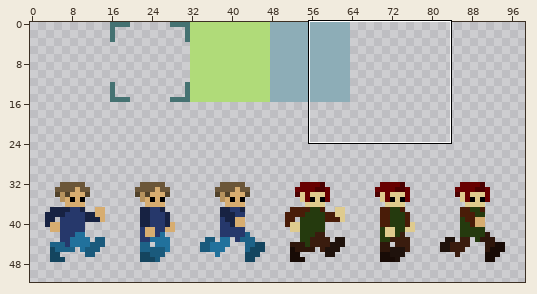
Two versions of one sprite sheet, asset/img/map_sprites.png. The first picture is a wide view before the edit; the outline marks the close-up.
Close-up. Before the edit:
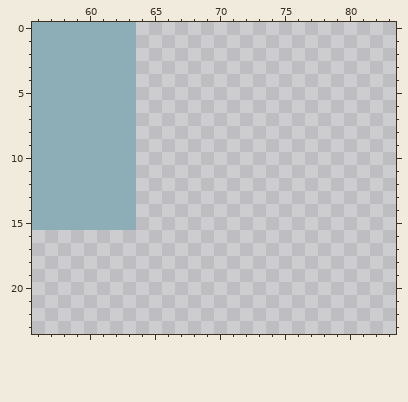
The file is 256x256 pixels. Shown: x 56..83, y 0..23. The wide view leaves out empty margins.
The same view after the edit:
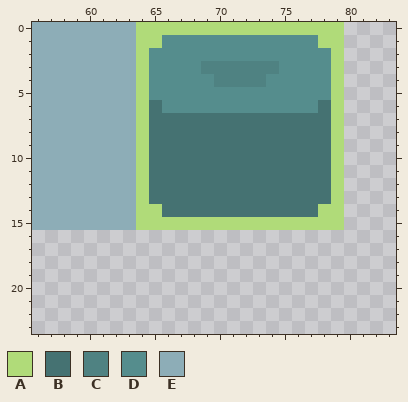
Palette (. is transparent): A #b0db79  B #457272  C #4f8282  D #558d8d  E #8dadb7
From old to new:
There is now colour A in row 0 at x 64 to 79; in row 1 at x 64 to 65 and 78 to 79; in rows 2 to 13 at x 64 and 79; in row 14 at x 64 to 65 and 78 to 79; in row 15 at x 64 to 79.
There is now colour B in row 6 at x 65 and 78; in rows 7 to 13 at x 65 to 78; in row 14 at x 66 to 77.
There is now colour C in row 3 at x 69 to 74; in row 4 at x 70 to 73.
There is now colour D in row 1 at x 66 to 77; in row 2 at x 65 to 78; in row 3 at x 65 to 68 and 75 to 78; in row 4 at x 65 to 69 and 74 to 78; in row 5 at x 65 to 78; in row 6 at x 66 to 77.
